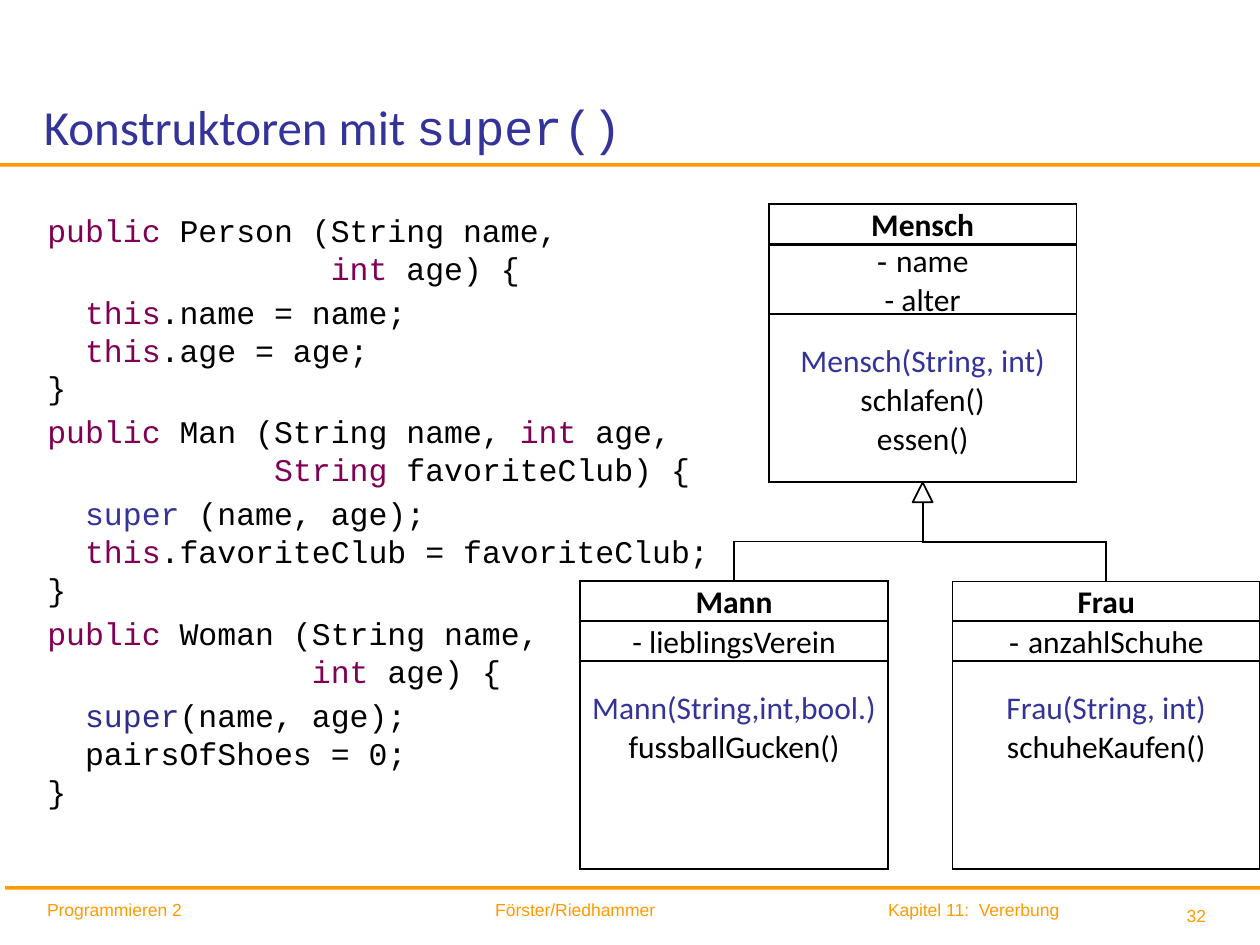
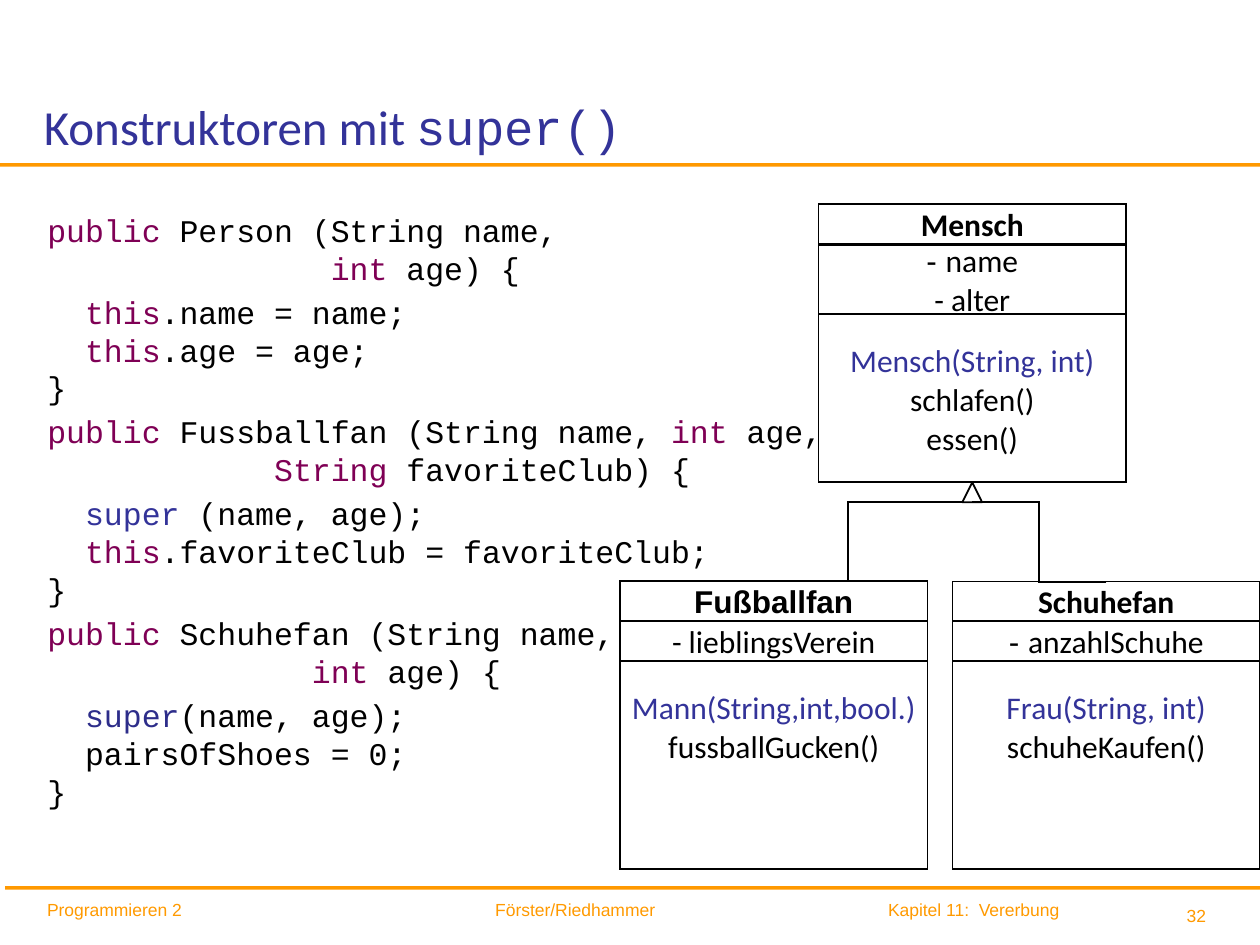
Before and after one commit to ingexue/hsro-wif-oop.github.io, a slide deck: slide 32 of 11-vererbung/vererbung.pptx. Drawn at 1260x945 pixels with LibreOffice and Linux fonts; fonts in the diff are those of the drawing; background and template pictures are left out. Boxes give left, top, right and bottom in pixels: in the first picture for what was removed or moved away, otherwise in the second. Text is boxed around its words. In the diff, an @@ line names an element or a change of style, - is before the commit and + after.

```diff
--- a/11-vererbung/vererbung.pptx
+++ b/11-vererbung/vererbung.pptx
@@ text at (x1=47, y1=421, x2=823, y2=488): text changed @@
-public Man (String name, int age,
-String favoriteClub) {
+public Fussballfan (String name, int age,
+String favoriteClub) {
@@ elbow line moved from (735, 581) - (922, 501) to (735, 581) - (963, 503) @@
@@ 3 rectangles, 1 freeform shape moved together from (x1=769, y1=204, x2=1076, y2=503) to (x1=819, y1=204, x2=1126, y2=503) @@
@@ elbow line moved from (1106, 582) - (922, 501) to (1106, 582) - (973, 503) @@
@@ 3 rectangles moved together from (x1=581, y1=581, x2=888, y2=869) to (x1=620, y1=581, x2=927, y2=869) @@
@@ text in rectangle at (x1=694, y1=590, x2=853, y2=614): text changed; font Calibri to Arial @@
-Mann
+Fußballfan
@@ text in rectangle at (x1=1038, y1=591, x2=1174, y2=621): text changed @@
-Frau
+Schuhefan
@@ text at (x1=47, y1=622, x2=614, y2=690): text changed @@
-public Woman (String name,
-int age) {
+public Schuhefan (String name,
+int age) {
```
Also in this commit, not shown: 29 other slides changed, 2 other files.
